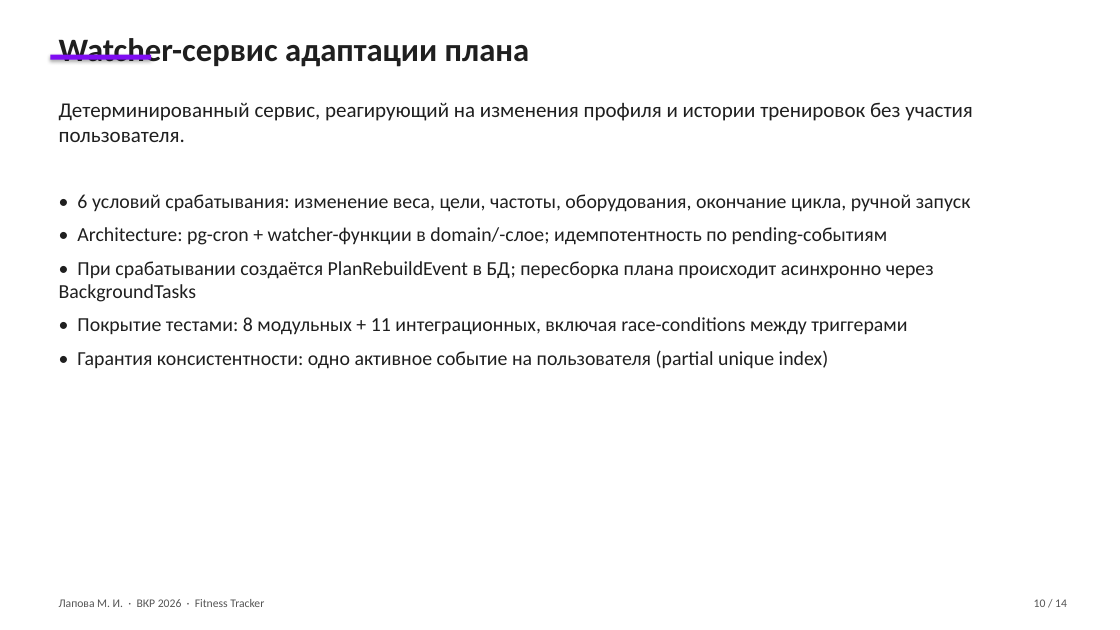
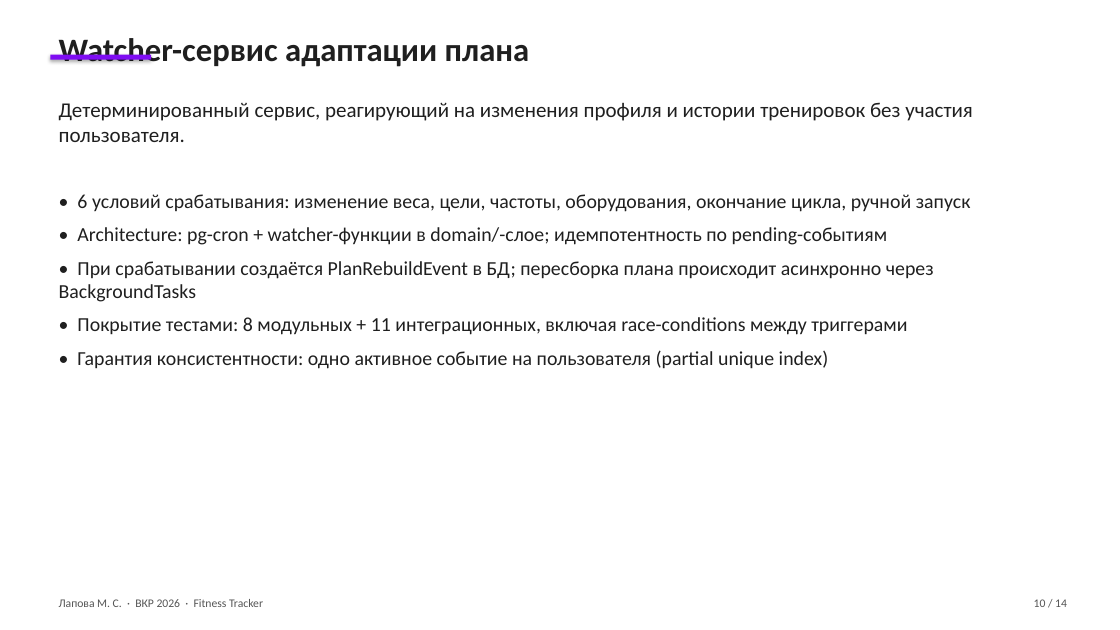
Before and after one commit to geox55/fitness-tracker, a slide deck: slide 10 of docs/thesis/presentation-maria.pptx. Drawn at 1120x630 pixels with LibreOffice and Linux fonts; fonts in the diff are those of the drawing. Boxes give left, top, right and bottom in pixels: in the first picture for what was removed or moved away, otherwise in the second. Text is boxed around its words. In the diff, an @@ line names an element or a change of style, - is before the commit and + after.

Commit message:
docs(thesis): актуализировать титул Маши (имя, руководитель, программа)
По приказу о назначении научного руководителя:
- ФИО студента: Лапова Мария Сергеевна (было Игоревна)
- Научный руководитель: Агафонов А. Л., доцент кафедры компьютерной
  математики и программного обеспечения
- Магистерская программа: «Глубокое обучение и генеративный
  искусственный интеллект» — добавлена под направлением
  «Прикладная математика и информатика»

add_title_page (docx) и slide_title (pptx) теперь принимают
опциональные параметры program и supervisor для гибкости — у Егора
дефолты сохранены без изменений, у Маши значения переданы явно.

Затронуто: thesis-maria.docx, presentation-maria.pptx (тиул + слайд
«Спасибо»). Документы Егора пересобрались без содержательных правок.

```diff
--- a/docs/thesis/presentation-maria.pptx
+++ b/docs/thesis/presentation-maria.pptx
@@ text at [59, 599, 263, 607]: text changed @@
-Лапова М. И. · ВКР 2026 · Fitness Tracker
+Лапова М. С. · ВКР 2026 · Fitness Tracker
```
Also in this commit, not shown: 13 other slides changed, 5 other files.
